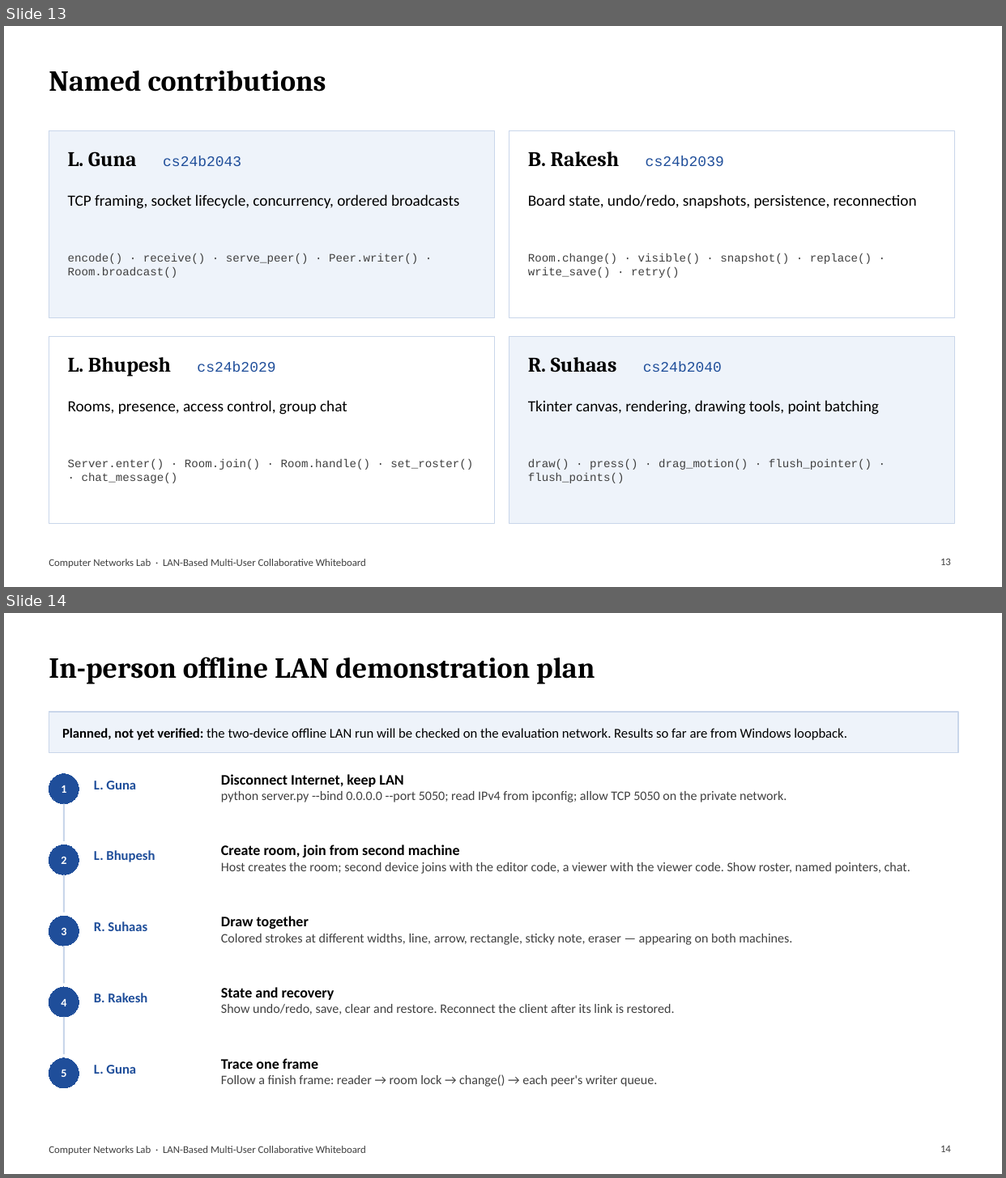
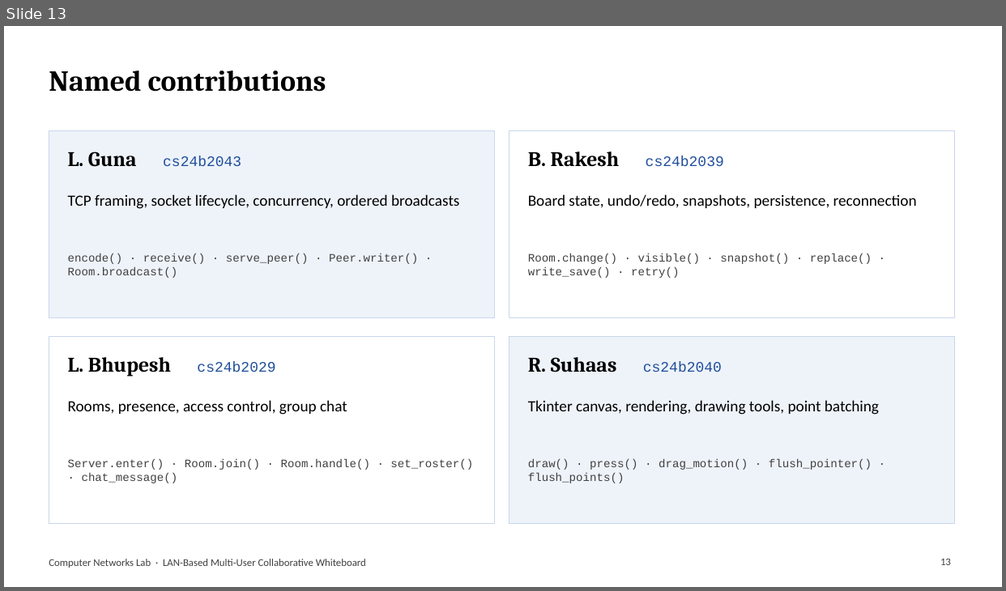
Before and after one commit to guna2007/CN-Whiteboard, a slide deck: submission/presentation.pptx. Shown one above the other, each under a label of ours: slides 13 and 14 before the commit, slide 13 after it. The pictures are 1006x1178 and 1006x591 pixels, drawn with LibreOffice and Linux fonts; fonts in the diff are those of the drawing. Boxes give left, top, right and bottom in pixels: in the first picture for what was removed or moved away, otherwise in the second. Text is boxed around its words. In the diff, an @@ line names an element or a change of style, - is before the commit and + after.

```diff
--- a/submission/presentation.pptx
+++ b/submission/presentation.pptx
@@ slide 14 removed at (4,613,1002,1174), background #FFFFFF; not listed: 1 template element that a slide beside it also shows @@
@@ title removed at (49,657,594,684) @@
-In-person offline LAN demonstration plan
@@ rectangle removed at (49,712,958,753) @@
@@ text removed at (62,728,847,740) @@
-Planned, not yet verified: the two-device offline LAN run will be checked on the evaluation network. Results so far are from Windows loopback.
@@ ellipse removed at (49,774,79,804) @@
-1
@@ text removed at (94,781,136,790) @@
-L. Guna
@@ text removed at (221,774,786,803) @@
-Disconnect Internet, keep LAN
-python server.py --bind 0.0.0.0 --port 5050; read IPv4 from ipconfig; allow TCP 5050 on the private network.
@@ line removed from (64, 804) to (64, 841) @@
@@ ellipse removed at (49,845,79,875) @@
-2
@@ text removed at (94,850,155,862) @@
-L. Bhupesh
@@ text removed at (221,845,910,874) @@
-Create room, join from second machine
-Host creates the room; second device joins with the editor code, a viewer with the viewer code. Show roster, named pointers, chat.
@@ line removed from (64, 875) to (64, 913) @@
@@ ellipse removed at (49,916,79,946) @@
-3
@@ text removed at (94,922,147,931) @@
-R. Suhaas
@@ text removed at (221,916,792,945) @@
-Draw together
-Colored strokes at different widths, line, arrow, rectangle, sticky note, eraser — appearing on both machines.
@@ line removed from (64, 946) to (64, 983) @@
@@ ellipse removed at (49,987,79,1017) @@
-4
@@ text removed at (94,993,147,1003) @@
-B. Rakesh
@@ text removed at (221,987,675,1015) @@
-State and recovery
-Show undo/redo, save, clear and restore. Reconnect the client after its link is restored.
@@ line removed from (64, 1017) to (64, 1054) @@
@@ ellipse removed at (49,1059,79,1088) @@
-5
@@ text removed at (94,1065,136,1074) @@
-L. Guna
@@ text removed at (221,1059,657,1087) @@
-Trace one frame
-Follow a finish frame: reader → room lock → change() → each peer's writer queue.
@@ page number removed at (940,1146,951,1152) @@
-14
```
Also in this commit, not shown: 1 slide added.
